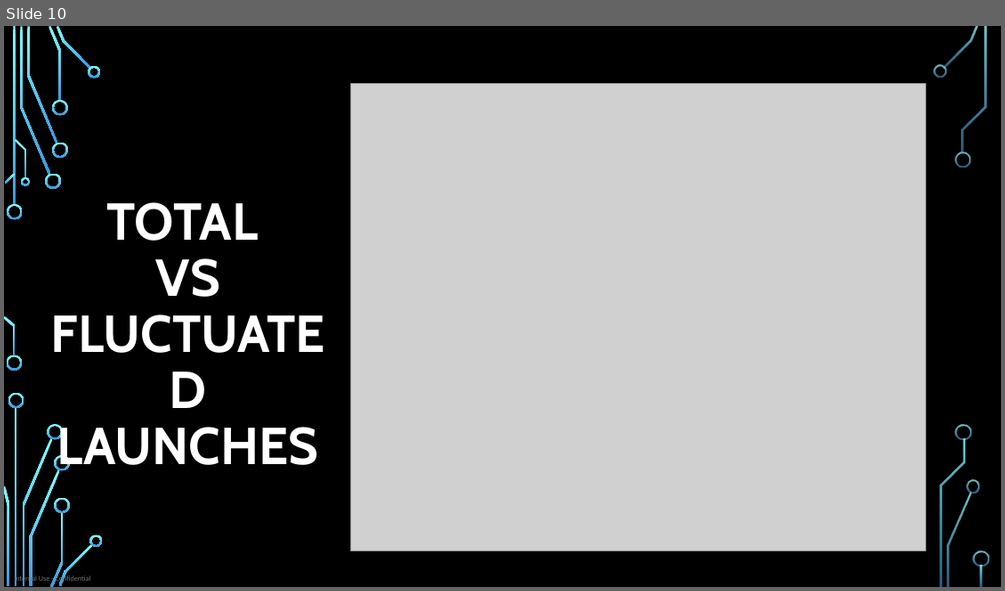
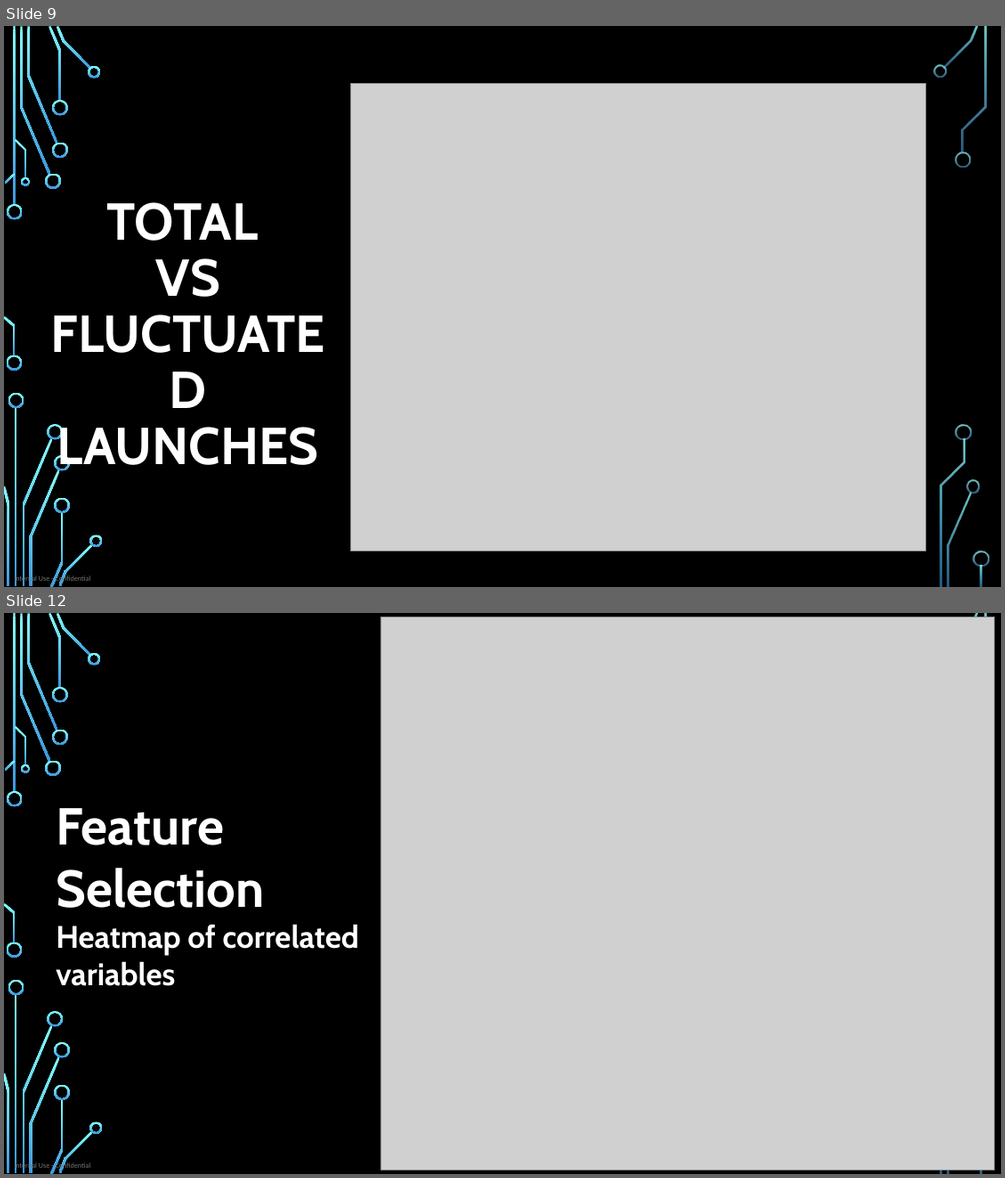
Before and after one commit to WooiLing94/WLCapstoneProject, a slide deck: LOB Cuskit Launch Dashboard.pptx. Shown one above the other, each under a label of ours: slide 10 before the commit, slides 9 and 12 after it; the slides between them are not shown. The pictures are 1005x591 and 1005x1178 pixels, drawn with LibreOffice and Linux fonts; fonts in the diff are those of the drawing; grey boxes stand for pictures; background and template pictures are left out. Boxes give left, top, right and bottom in pixels: in the first picture for what was removed or moved away, otherwise in the second. Text is boxed around its words. In the diff, an @@ line names an element or a change of style, - is before the commit and + after.

```diff
--- a/LOB Cuskit Launch Dashboard.pptx
+++ b/LOB Cuskit Launch Dashboard.pptx
@@ slide 12 added at [4, 613, 1001, 1174], background picture (left out); not listed: 32 template elements that a slide beside it also shows @@
@@ picture added at [380, 617, 995, 1169] @@
@@ text added at [56, 808, 359, 986], 30 pt, text #FFFFFF, bold @@
+Feature Selection
+Heatmap of correlated variables
@@ what was slide 10 is now slide 9 @@
```
Also in this commit, not shown: 3 slides changed, 4 other slides added, 1 slide removed, 2 other files.
